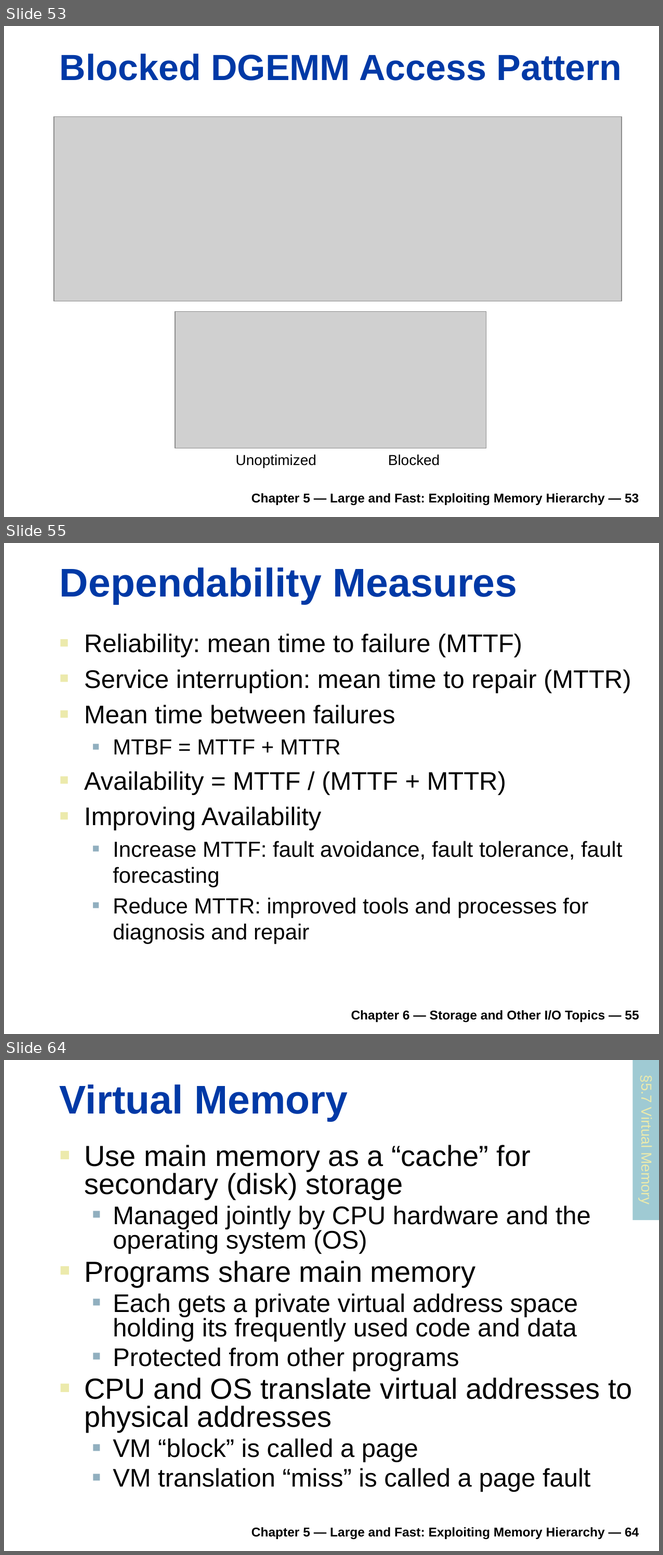
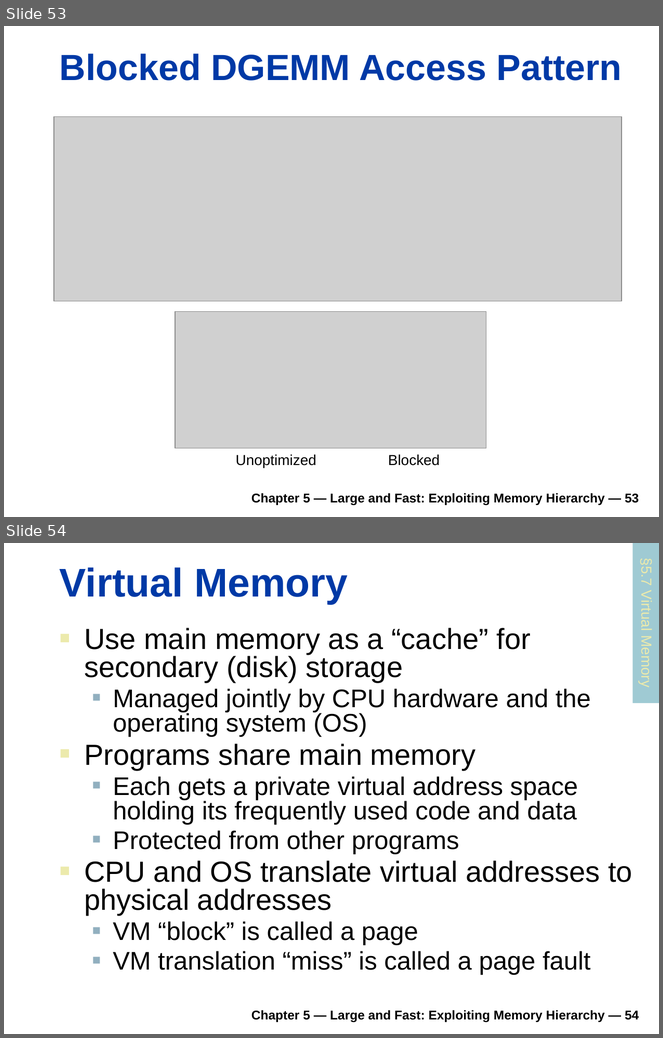
Before and after one commit to rifatshahriyar/rifatshahriyar.github.io, a slide deck: files/CSE305/CSE305_Chapter_5.pptx. Shown one above the other, each under a label of ours: slides 53, 55 and 64 before the commit, slides 53 and 54 after it; the slides between them are not shown. The pictures are 663x1555 and 663x1038 pixels, drawn with LibreOffice and Linux fonts; fonts in the diff are those of the drawing; grey boxes stand for pictures. Boxes give left, top, right and bottom in pixels: in the first picture for what was removed or moved away, otherwise in the second. Text is boxed around its words. In the diff, an @@ line names an element or a change of style, - is before the commit and + after.

```diff
--- a/files/CSE305/CSE305_Chapter_5.pptx
+++ b/files/CSE305/CSE305_Chapter_5.pptx
@@ slide 55 removed at (x1=4, y1=543, x2=659, y2=1034), background #FFFFFF @@
@@ title removed at (x1=60, y1=567, x2=518, y2=604) @@
-Dependability Measures
@@ text removed at (x1=84, y1=633, x2=631, y2=944) @@
-■ Reliability: mean time to failure (MTTF)
-■ Service interruption: mean time to repair (MTTR)
-■ Mean time between failures
-  ■ MTBF = MTTF + MTTR
-■ Availability = MTTF / (MTTF + MTTR)
-■ Improving Availability
-  ■ Increase MTTF: fault avoidance, fault tolerance, fault forecasting
-  ■ Reduce MTTR: improved tools and processes for diagnosis and repair
@@ text removed at (x1=351, y1=1010, x2=639, y2=1022) @@
-Chapter 6 — Storage and Other I/O Topics — 55
@@ what was slide 64 is now slide 54 @@
@@ text at (x1=252, y1=1010, x2=639, y2=1022): text changed @@
-Chapter 5 — Large and Fast: Exploiting Memory Hierarchy — 64
+Chapter 5 — Large and Fast: Exploiting Memory Hierarchy — 54
```
Also in this commit, not shown: 14 other slides removed, 2 other files.
